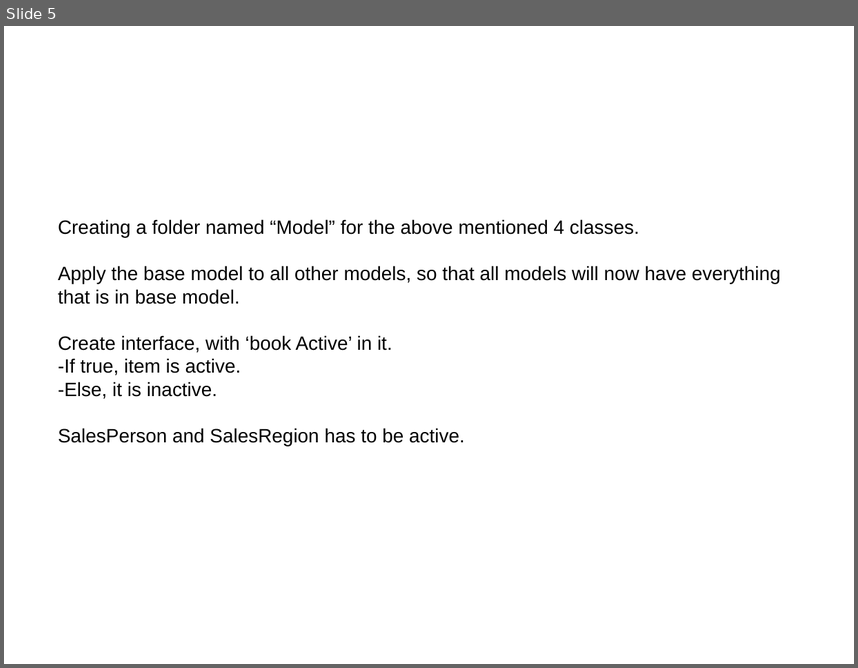
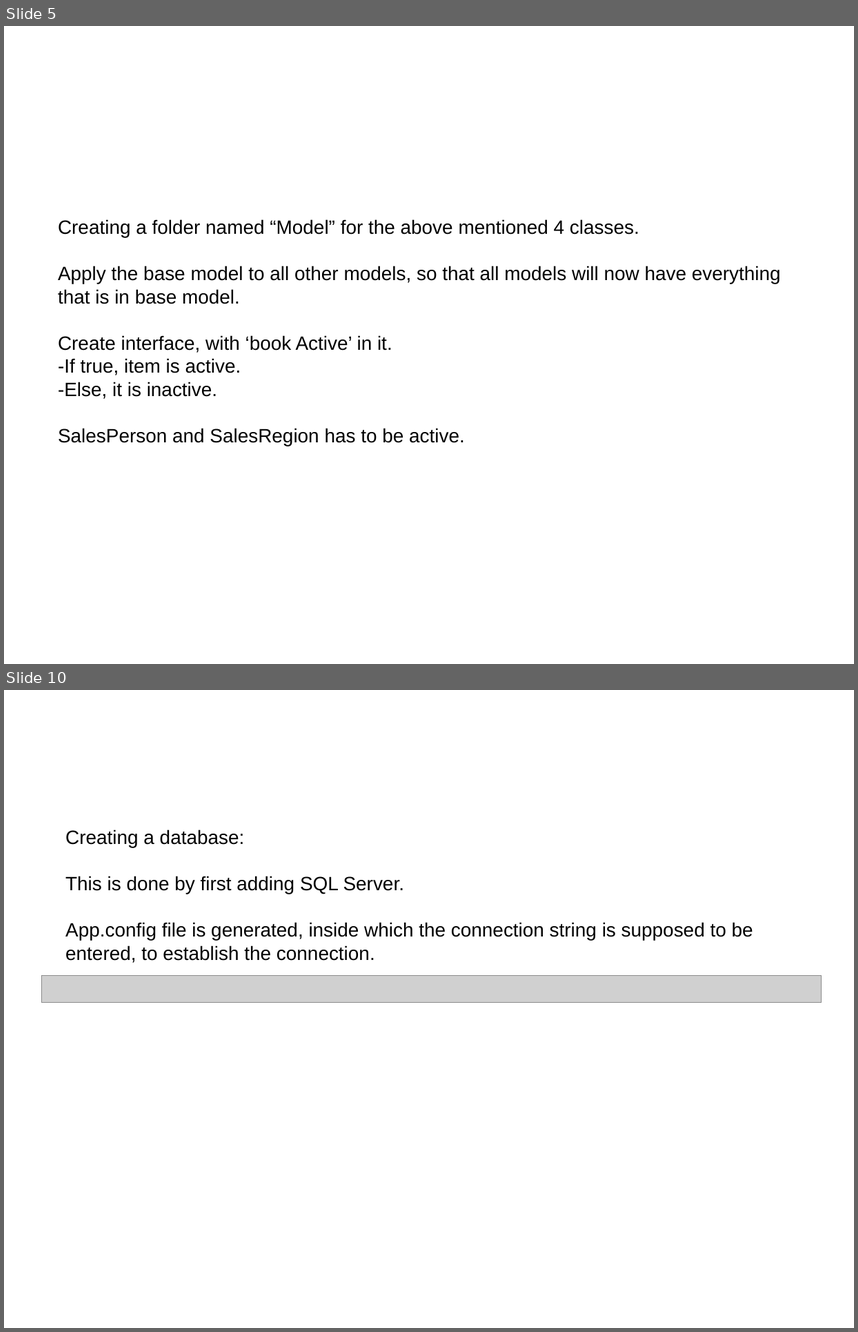
Before and after one commit to niks-in-the-hub/ORM-Entity-Framework-with-C-, a slide deck: csharp_application_with_entity_framework.pptx. Shown one above the other, each under a label of ours: slide 5 before the commit, slides 5 and 10 after it; the slides between them are not shown. The pictures are 858x668 and 858x1332 pixels, drawn with LibreOffice and Linux fonts; fonts in the diff are those of the drawing; grey boxes stand for pictures; background and template pictures are left out. Boxes give left, top, right and bottom in pixels: in the first picture for what was removed or moved away, otherwise in the second. Text is boxed around its words. In the diff, an @@ line names an element or a change of style, - is before the commit and + after.

```diff
--- a/csharp_application_with_entity_framework.pptx
+++ b/csharp_application_with_entity_framework.pptx
@@ slide 10 added at (4, 690, 854, 1328), background picture (left out) @@
@@ text added at (65, 829, 753, 963), 18 pt, text #000000 @@
+Creating a database:
+This is done by first adding SQL Server.
+App.config file is generated, inside which the connection string is supposed to be entered, to establish the connection.
@@ picture added at (42, 976, 822, 1003) @@
```
Also in this commit, not shown: 7 slides changed, 3 other slides added.
